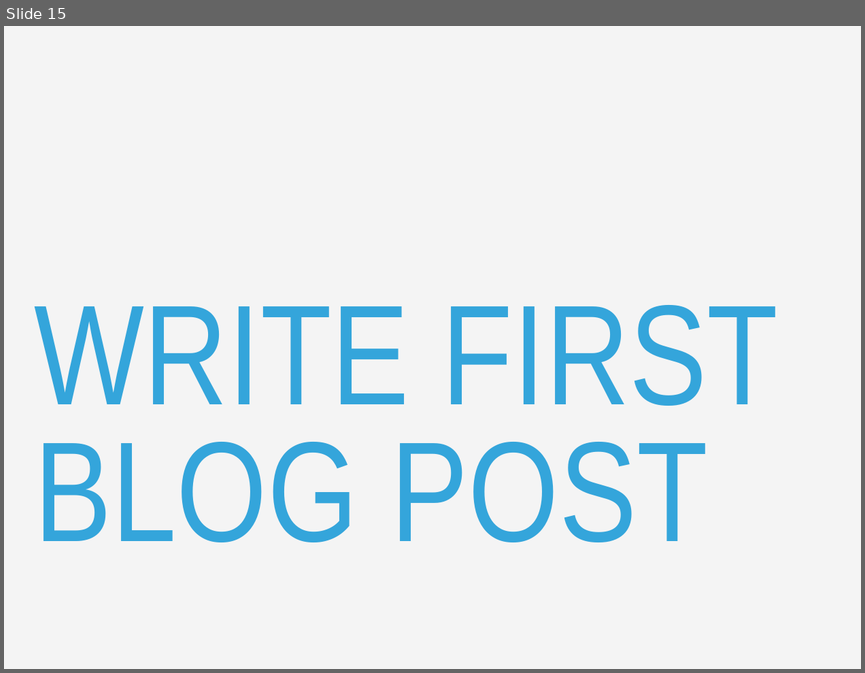
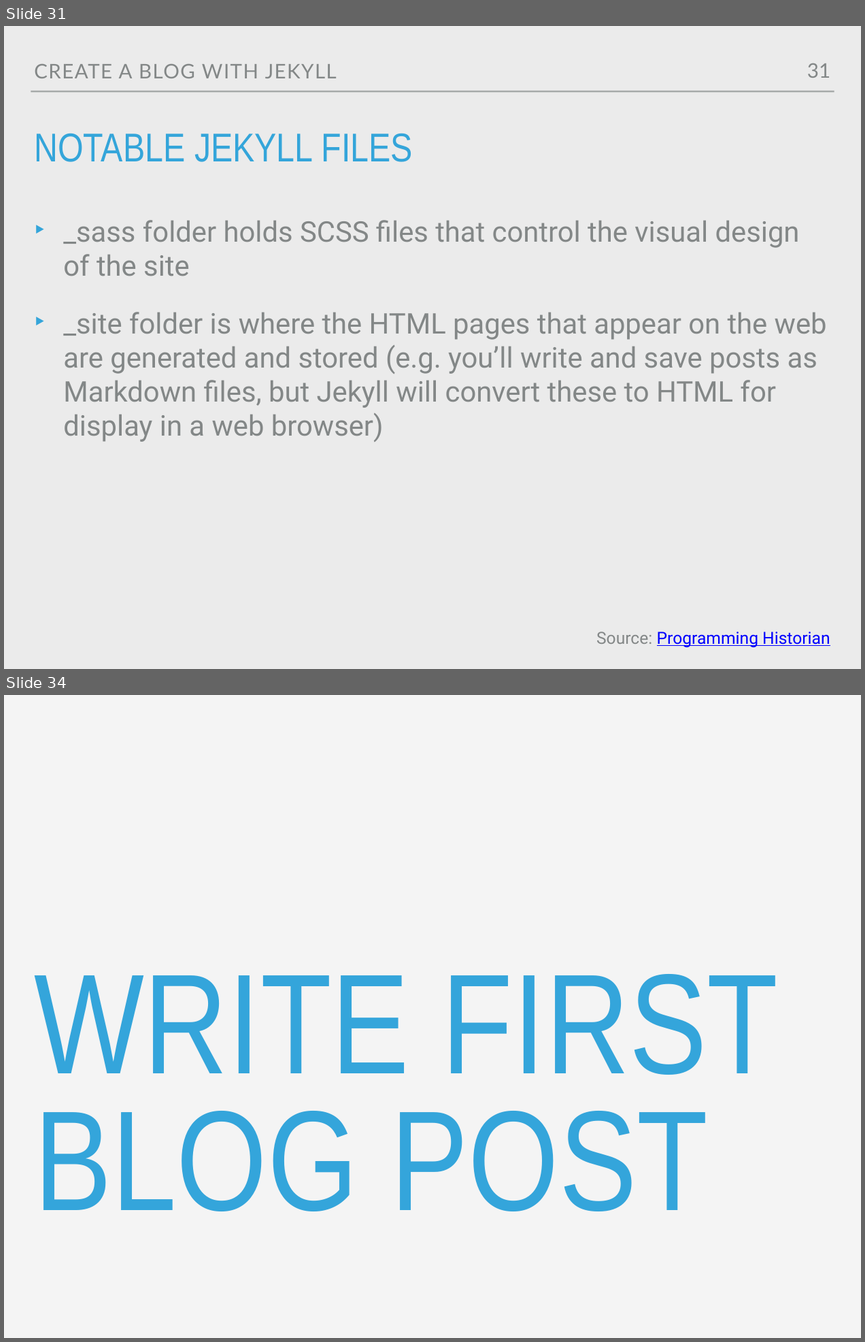
Before and after one commit to M0nica/codeland-workshop, a slide deck: codeland2018.pptx. Shown one above the other, each under a label of ours: slide 15 before the commit, slides 31 and 34 after it; the slides between them are not shown. The pictures are 865x673 and 865x1342 pixels, drawn with LibreOffice and Linux fonts; fonts in the diff are those of the drawing; background and template pictures are left out. Boxes give left, top, right and bottom in pixels: in the first picture for what was removed or moved away, otherwise in the second. Text is boxed around its words. In the diff, an @@ line names an element or a change of style, - is before the commit and + after.

```diff
--- a/codeland2018.pptx
+++ b/codeland2018.pptx
@@ slide 31 added at [4,26,861,669], background #EBEBEB @@
@@ text added at [34,64,337,78], 24 pt, text #838787 @@
+CREATE A BLOG WITH JEKYLL
@@ page number added at [807,63,830,78], 24 pt, text #838787 @@
+31
@@ line added from (31, 92) to (834, 92), #A6AAA9 2 pt @@
@@ title added at [34,133,413,162], 48 pt, text #34A5DA @@
+NOTABLE JEKYLL FILES
@@ text added at [63,220,827,441], 34 pt, text #838787 @@
+‣ _sass folder holds SCSS files that control the visual design of the site
+‣ _site folder is where the HTML pages that appear on the web are generated and stored (e.g. you’ll write and save posts as Markdown files, but Jekyll will convert these to HTML for display in a web browser)
@@ text added at [596,631,830,647], 20 pt, text #0000FF, underline @@
+Source: Programming Historian
@@ what was slide 15 is now slide 34 @@
```
Also in this commit, not shown: 9 slides changed, 41 other slides added, 11 other files.
